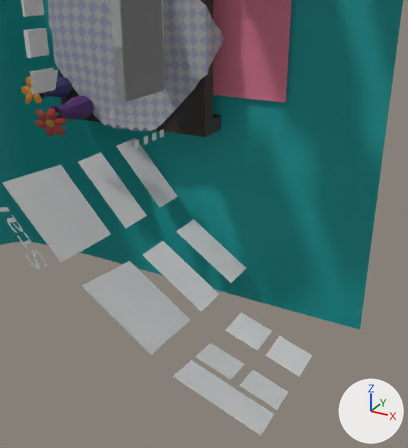
The OBJ model assets/workspace.obj: old version first, new version second.
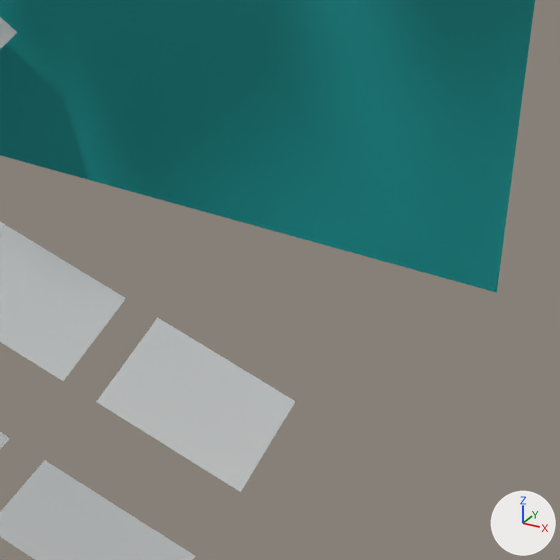
Each version is shown from a 50 mm lens placed at (3.61, -8.39, 1.05), pointed at (-1.27, 0.49, -3.39), then close up on the part from 59% to 92% of the width and 58% to 88% of the height. The lights are fixed; the arrows at lower right show +X, +Y and +Z. Where no turn or scale is listed for an object, it has been applied to the vertices.

The older version as bpy lines, for what is in view:
```python
me_x_b_null_plane_021 = bpy.data.meshes.new('x_b_null_Plane.021')
me_x_b_null_plane_021.from_pydata([(0.488, -0.09, -4.949), (0.489, -0.765, -4.954), (-0.152, -0.092, -4.736), (-0.152, -0.767, -4.74)], [], [(1, 0, 2, 3)])
me_x_b_null_plane_021.materials.append(mat_t_null)  # light grey #d1d1d1
me_x_b_word_plane_009 = bpy.data.meshes.new('x_b_word_Plane.009')
me_x_b_word_plane_009.from_pydata([(1.286, -1.301, -5.139), (1.341, -1.954, -4.977), (0.646, -1.302, -4.927), (0.7, -1.955, -4.765)], [], [(1, 0, 2, 3)])
me_x_b_word_plane_009.materials.append(mat_t_word)  # light grey #d1d1d1
me_x_f_drop_backdrop_plane_001 = bpy.data.meshes.new('x_f_drop_Backdrop_Plane.001')
me_x_f_drop_backdrop_plane_001.from_pydata(...)  # 1105 vertices, 1024 faces; spans x -7.5..1.79, y -5.22..1.26, z -5.3..5.3
me_x_f_drop_backdrop_plane_001.polygons.foreach_set('use_smooth', [True] * 1024)
me_x_f_drop_backdrop_plane_001.materials.append(mat_backdrop)  # cyan #009291
ob_x_b_null_plane_021 = bpy.data.objects.new('x_b_null_Plane.021', me_x_b_null_plane_021)
ob_x_b_null_plane_021.location = (0.0, 0.0, 0.0)
ob_x_b_word_plane_009 = bpy.data.objects.new('x_b_word_Plane.009', me_x_b_word_plane_009)
ob_x_b_word_plane_009.location = (0.0, 0.0, 0.0)
ob_x_f_drop_backdrop_plane_001 = bpy.data.objects.new('x_f_drop_Backdrop_Plane.001', me_x_f_drop_backdrop_plane_001)
ob_x_f_drop_backdrop_plane_001.location = (0.0, 0.0, 0.0)
# also in view: 'x_b_ppt_Plane.012' at (0.96, -0.43, -5.11)
```
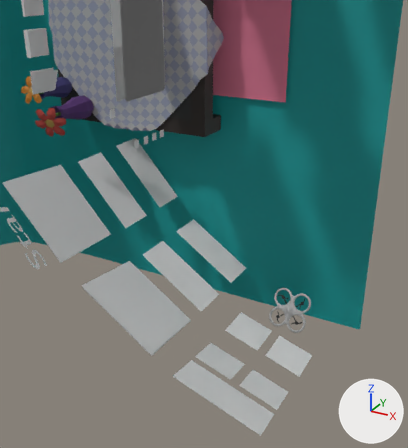
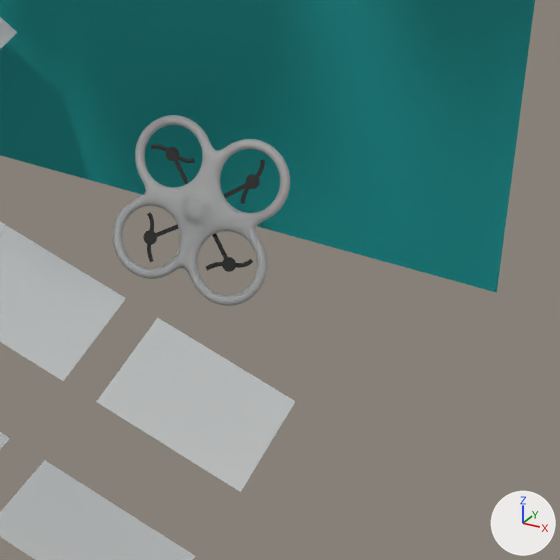
Boxes (x1, y1, x2, y2) around the edits, measured in the close-ups (560 x 560 px):
'x_drone_Stick3_Circle.001', added: after (113, 115, 290, 306)
    faces in mat_2x_twill_carbon_fibre (grey #ababab): (113, 115, 290, 306)
    faces in mat_diffuseblack (black #1e1e1e): (143, 144, 265, 272)

The change, as a list of edits to the scene's bpy script:
```text
Add mat_diffuseblack:
    mat_diffuseblack = principled_material('DiffuseBlack')
    mat_diffuseblack.base_color = (0.013, 0.013, 0.013)  # black #1e1e1e
    mat_diffuseblack.roughness = 0.7
Add mat_2x_twill_carbon_fibre:
    mat_2x_twill_carbon_fibre = principled_material('2x_Twill_Carbon_Fibre')
    mat_2x_twill_carbon_fibre.base_color = (0.41, 0.41, 0.41)  # grey #acacac
    mat_2x_twill_carbon_fibre.roughness = 0.7
Add me_x_drone_stick3_circle_001:
    me_x_drone_stick3_circle_001.from_pydata(...)  # 5746 vertices, 5609 faces; spans x 0.13..0.914, y 0.494..0.926, z -5.268..-4.587
    # faces by material slot: [1705, 3904]
    me_x_drone_stick3_circle_001.materials.append(mat_diffuseblack)  # black #1e1e1e
    me_x_drone_stick3_circle_001.materials.append(mat_2x_twill_carbon_fibre)  # grey #acacac
Add ob_x_drone_stick3_circle_001:
    ob_x_drone_stick3_circle_001 = bpy.data.objects.new('x_drone_Stick3_Circle.001', me_x_drone_stick3_circle_001)
    ob_x_drone_stick3_circle_001.location = (0.0, 0.0, 0.0)
```
